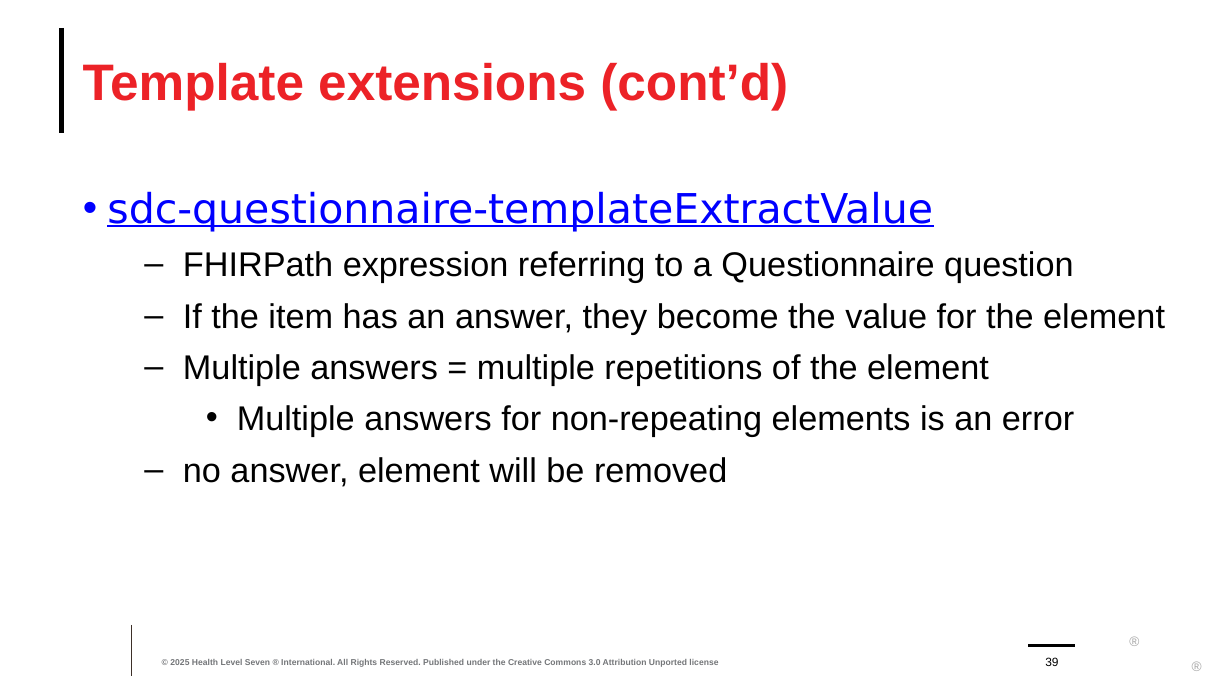
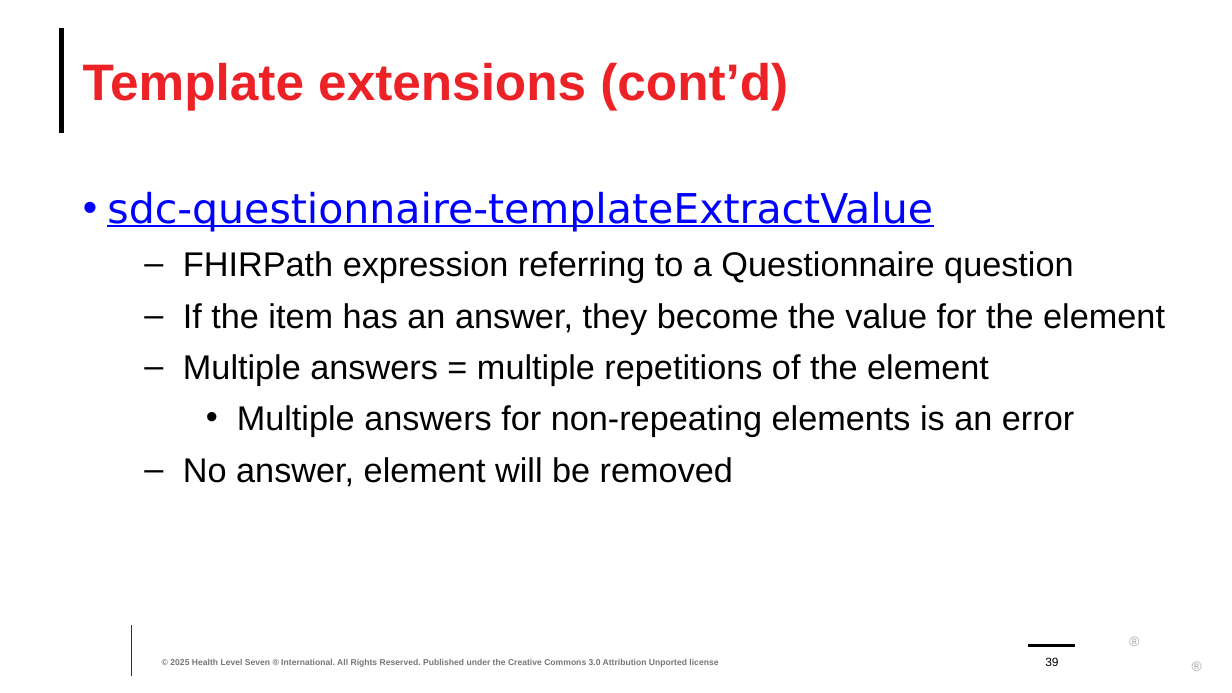
Before and after one commit to FHIR/documents, a slide deck: slide 39 of presentations/sdc/6-SDC-Extraction.pptx. Drawn at 1232x693 pixels with LibreOffice and Linux fonts; fonts in the diff are those of the drawing; background and template pictures are left out. Boxes give left, top, right and bottom in pixels: in the first picture for what was removed or moved away, otherwise in the second. Text is boxed around its words. In the diff, an @@ line names an element or a change of style, - is before the commit and + after.

```diff
--- a/presentations/sdc/6-SDC-Extraction.pptx
+++ b/presentations/sdc/6-SDC-Extraction.pptx
@@ text at bbox=[183, 457, 733, 487]: text changed @@
-  – no answer, element will be removed
+  – No answer, element will be removed
```
Also in this commit, not shown: 3 other slides changed, 4 other files.
